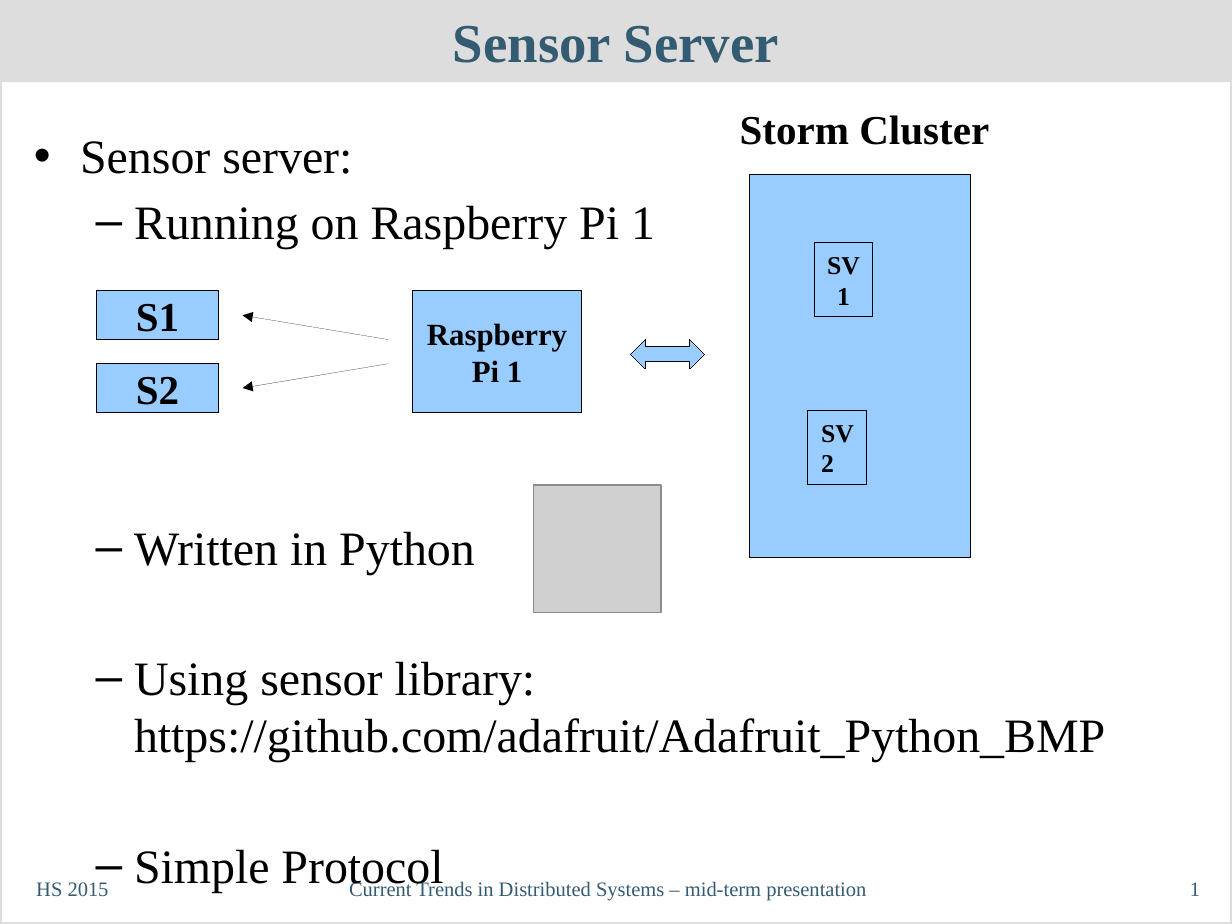
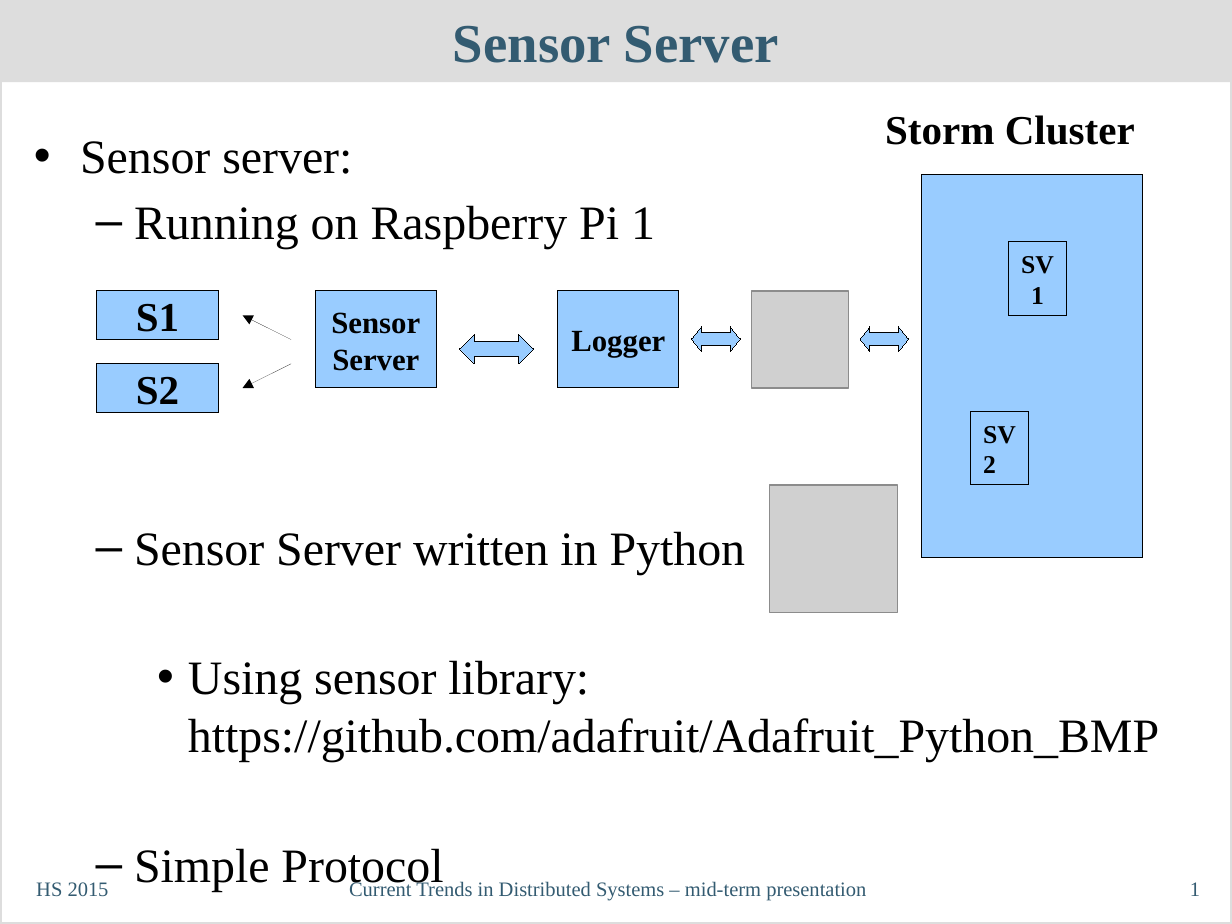
Before and after one commit to philipp-oldenburg/ctds-storm, a slide deck: slide 1 of Project-Weather-Station/Mid Term Presentation - Philipp Oldenburg.odp. Drawn at 1232x924 pixels with LibreOffice and Linux fonts; fonts in the diff are those of the drawing; grey boxes stand for pictures. Boxes give left, top, right and bottom in pixels: in the first picture for what was removed or moved away, otherwise in the second. Text is boxed around its words. In the diff, an @@ line names an element or a change of style, - is before the commit and + after.

Commit message:
small change to presentation

```diff
--- a/Project-Weather-Station/Mid Term Presentation - Philipp Oldenburg.odp
+++ b/Project-Weather-Station/Mid Term Presentation - Philipp Oldenburg.odp
@@ text "Storm Cluster": place and size @@
-text "Storm Cluster" at (740, 115, 989, 145)
+text "Storm Cluster" at (885, 115, 1135, 145)
@@ rectangle: place and size @@
-rectangle at (749, 175, 970, 558)
+rectangle at (922, 175, 1142, 558)
@@ rectangle "SV1": place and size @@
-rectangle "SV1" at (814, 243, 873, 317)
+rectangle "SV1" at (1008, 241, 1067, 315)
@@ rectangle "Sensor": place and size @@
-rectangle "Sensor" at (413, 291, 583, 411)
+rectangle "Sensor" at (315, 291, 436, 388)
@@ rectangle added at (558, 291, 679, 388), fill #99CCFF, outline #000000 0 pt, 18 pt, text #000000, bold @@
+Logger
@@ picture added at (752, 291, 849, 388) @@
@@ arrow moved from (388, 340) - (243, 315) to (291, 340) - (243, 315) @@
@@ text in rectangle at (331, 312, 420, 371): text changed @@
-Raspberry
-Pi 1
+Sensor
+Server
@@ left right arrow added at (691, 326, 739, 351), fill #99CCFF, outline #000000 0 pt @@
@@ left right arrow added at (860, 326, 908, 351), fill #99CCFF, outline #000000 0 pt @@
@@ left right arrow: place and size @@
-left right arrow at (631, 340, 705, 370)
+left right arrow at (460, 334, 533, 363)
@@ arrow moved from (388, 363) - (243, 388) to (291, 363) - (243, 388) @@
@@ rectangle "SV2": place and size @@
-rectangle "SV2" at (808, 410, 867, 484)
+rectangle "SV2" at (970, 411, 1029, 485)
@@ picture: place and size @@
-picture at (533, 485, 662, 614)
+picture at (770, 485, 898, 614)
@@ text at (134, 531, 746, 574): text changed @@
-  – Written in Python
+  – Sensor Server written in Python
@@ text at (188, 660, 1159, 761): bullet – to •; list level 2 to 3 in "Using sensor library: https://github.com/adafruit/Adafruit_P ..." @@
```
Also in this commit, not shown: 1 other file.
